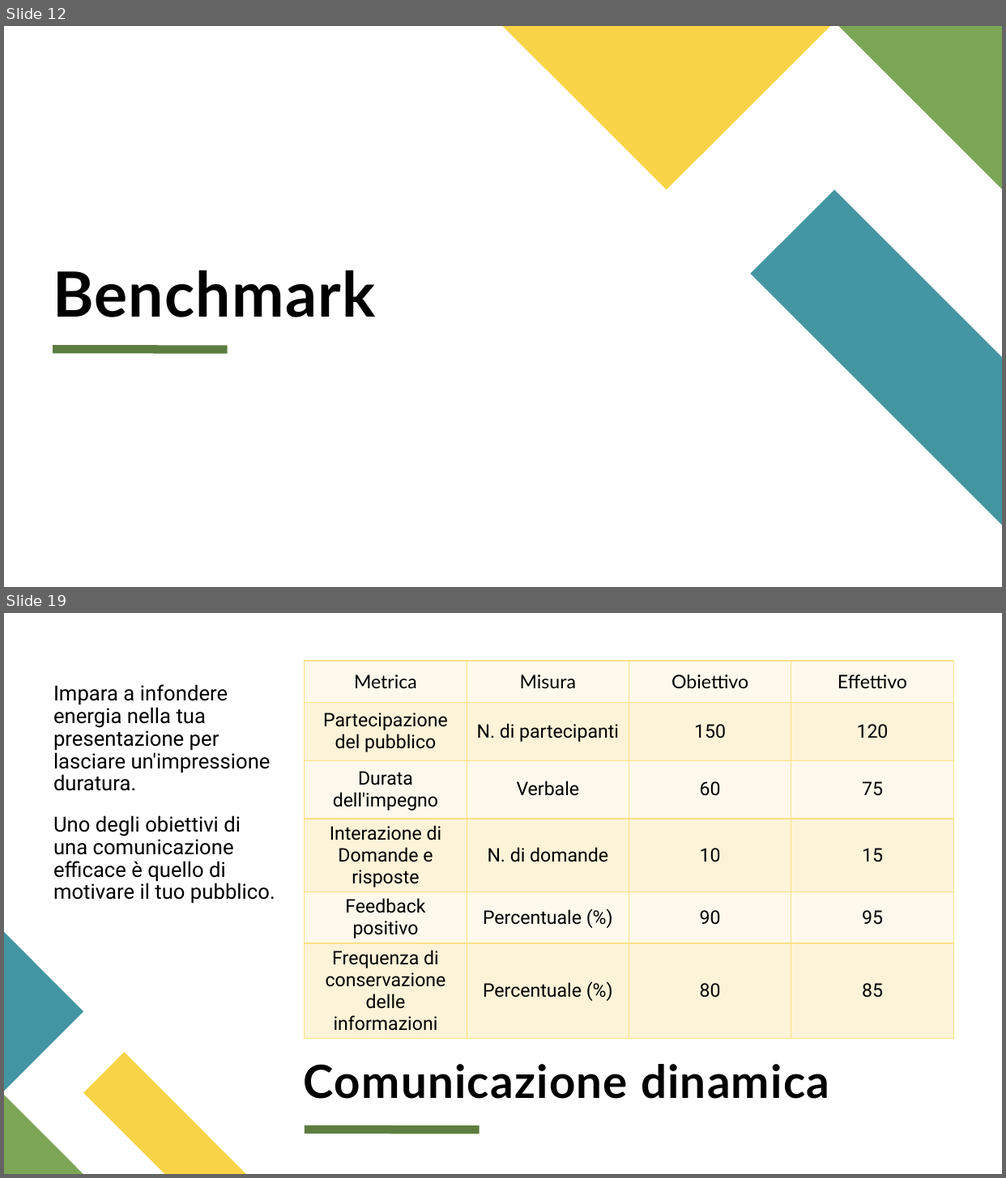
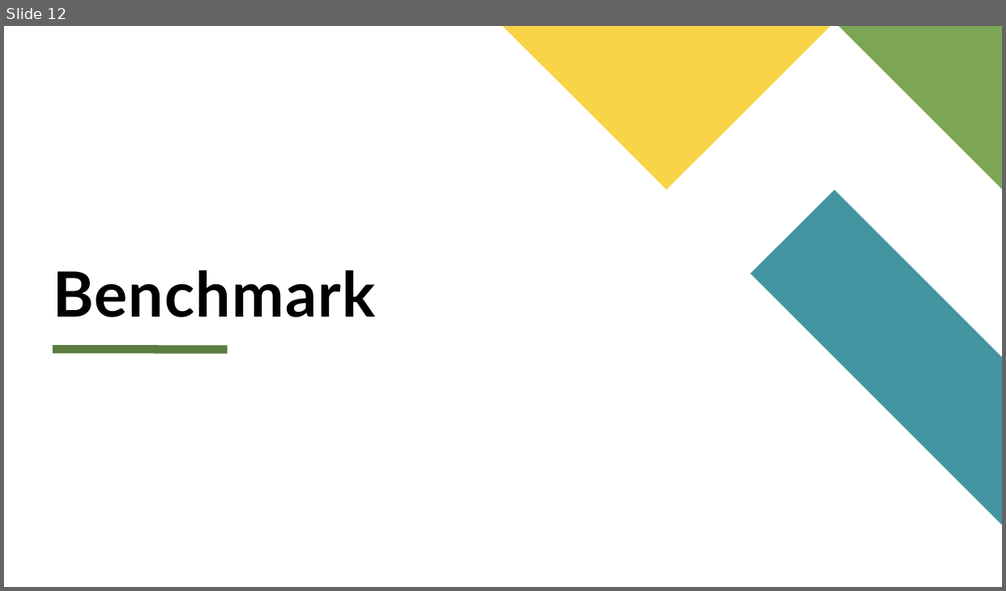
Before and after one commit to dennyciccia/full-text-search-engine, a slide deck: presentazione/Presentazione search engine.pptx. Shown one above the other, each under a label of ours: slides 12 and 19 before the commit, slide 12 after it; the slides between them are not shown. The pictures are 1006x1178 and 1006x591 pixels, drawn with LibreOffice and Linux fonts; fonts in the diff are those of the drawing. Boxes give left, top, right and bottom in pixels: in the first picture for what was removed or moved away, otherwise in the second. Text is boxed around its words. In the diff, an @@ line names an element or a change of style, - is before the commit and + after.

```diff
--- a/presentazione/Presentazione search engine.pptx
+++ b/presentazione/Presentazione search engine.pptx
@@ slide 19 removed at bbox=[4, 613, 1002, 1174], background #FFFFFF @@
@@ table removed at bbox=[305, 661, 954, 1034], 6 rows, 4 columns @@
-Metrica | Misura | Obiettivo | Effettivo
-Partecipazione del pubblico | N. di partecipanti | 150 | 120
-Durata dell'impegno | Verbale | 60 | 75
-Interazione di Domande e risposte | N. di domande | 10 | 15
-Feedback positivo | Percentuale (%) | 90 | 95
-Frequenza di conservazione delle informazioni | Percentuale (%) | 80 | 85
@@ text removed at bbox=[53, 684, 275, 904] @@
-Impara a infondere energia nella tua presentazione per lasciare un'impressione duratura.
-Uno degli obiettivi di una comunicazione efficace è quello di motivare il tuo pubblico.
@@ freeform shape removed at bbox=[4, 933, 83, 1092] @@
@@ freeform shape removed at bbox=[83, 1053, 246, 1174] @@
@@ title removed at bbox=[304, 1064, 829, 1099] @@
-Comunicazione dinamica
@@ freeform shape removed at bbox=[4, 1095, 83, 1174] @@
@@ line removed from (305, 1130) to (479, 1131) @@
```
Also in this commit, not shown: 8 slides changed, 3 slides added, 9 other slides removed.
